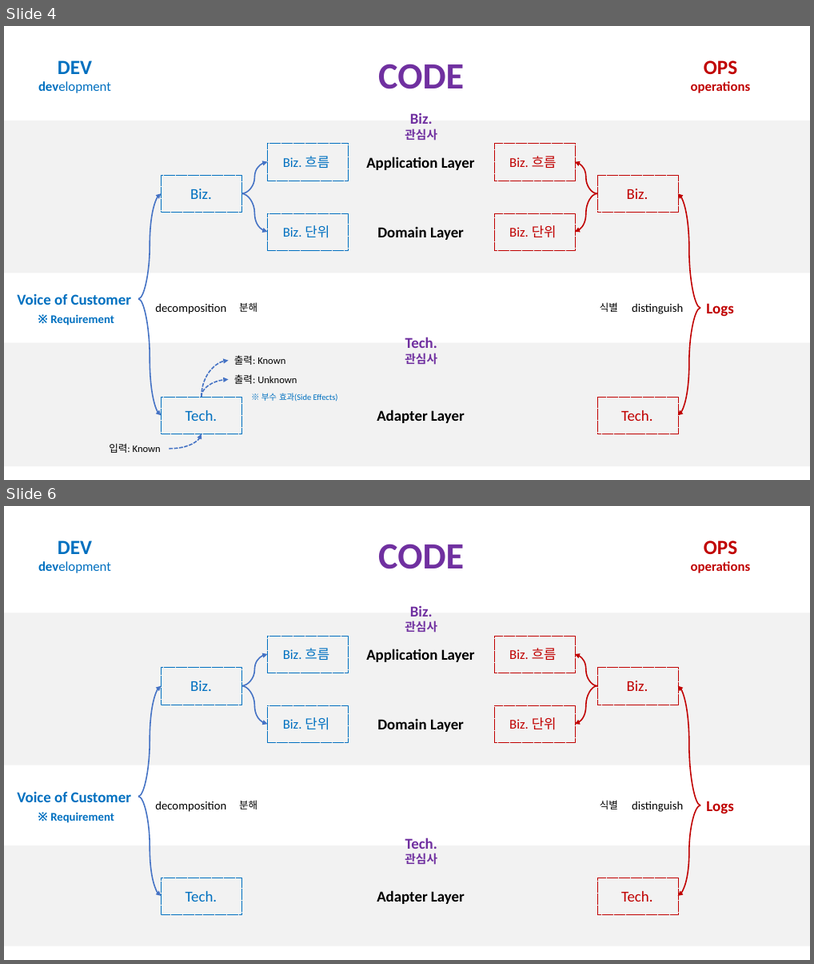
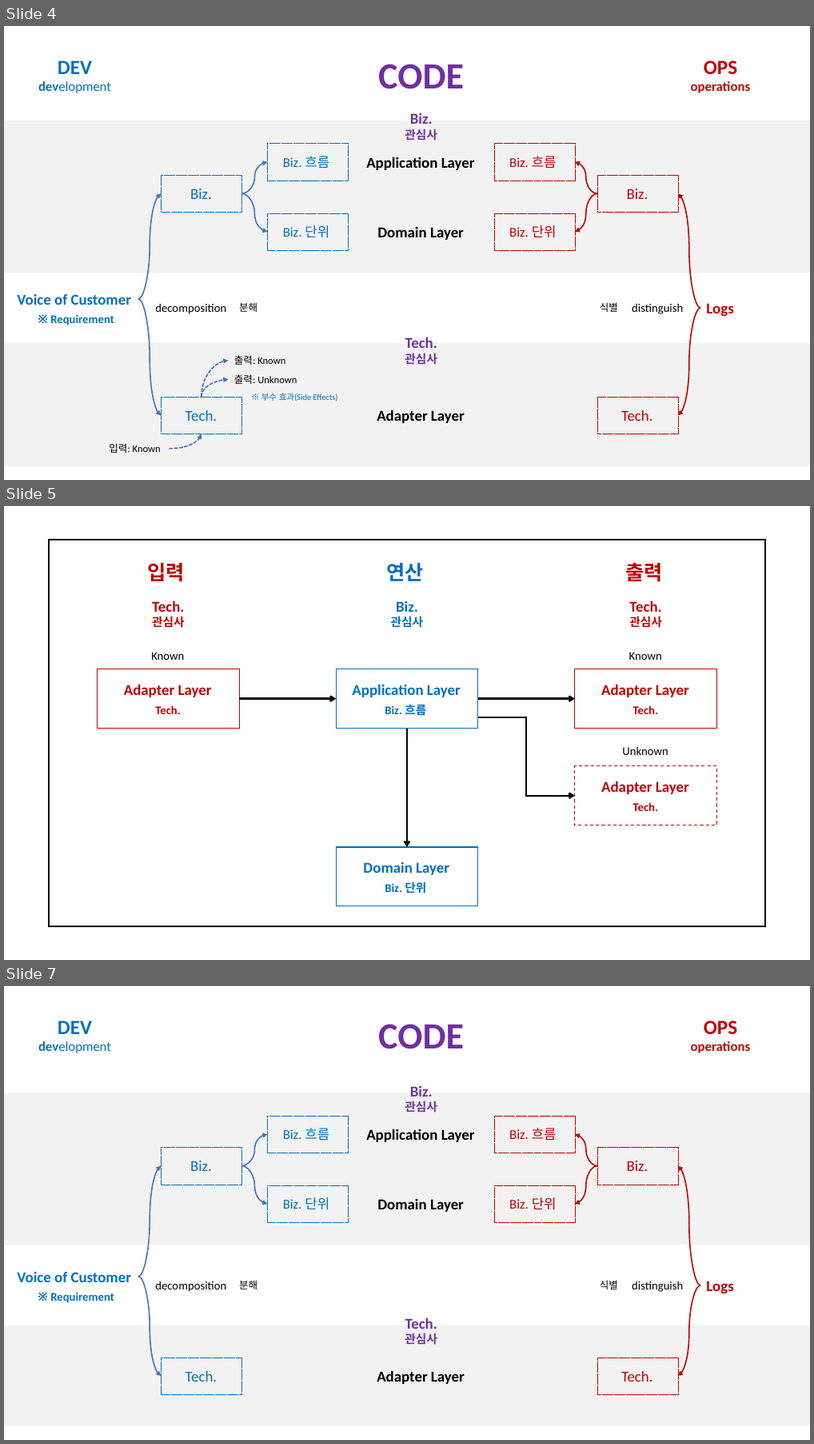
Before and after one commit to hhko/beyondcode, a slide deck: README.pptx. Shown one above the other, each under a label of ours: slides 4 and 6 before the commit, slides 4, 5 and 7 after it; the slides between them are not shown. The pictures are 814x964 and 814x1444 pixels, drawn with LibreOffice and Linux fonts; fonts in the diff are those of the drawing. Boxes give left, top, right and bottom in pixels: in the first picture for what was removed or moved away, otherwise in the second. Text is boxed around its words. In the diff, an @@ line names an element or a change of style, - is before the commit and + after.

Commit message:
docs: 비즈니스 관심사 격리

```diff
--- a/README.pptx
+++ b/README.pptx
@@ slide 5 added at [4,506,810,960], background #FFFFFF @@
@@ rectangle added at [49,540,766,926], outline #000000 1.5 pt @@
@@ text added at [148,563,185,582], 24 pt, text #C00000, bold @@
+입력
@@ text added at [386,563,423,581], 24 pt, text #0070C0, bold @@
+연산
@@ text added at [626,563,662,582], 24 pt, text #C00000, bold @@
+출력
@@ text added at [152,600,185,628], 18 pt, text #C00000, bold @@
+Tech.
+관심사
@@ text added at [391,600,424,628], 18 pt, text #0070C0, bold @@
+Biz.
+관심사
@@ text added at [630,600,662,628], 18 pt, text #C00000, bold @@
+Tech.
+관심사
@@ rectangle added at [97,669,239,728], outline #C00000 1 pt @@
@@ text added at [151,652,184,660], 14 pt, text #000000 @@
+Known
@@ rectangle added at [336,669,478,728], outline #0070C0 1 pt @@
@@ rectangle added at [575,669,718,728], outline #C00000 1 pt @@
@@ text added at [630,652,662,660], 14 pt, text #000000 @@
+Known
@@ text added at [124,684,212,697], 18 pt, text #C00000, bold @@
+Adapter Layer
@@ text added at [352,684,461,697], 18 pt, text #0070C0, bold @@
+Application Layer
@@ text added at [602,684,690,697], 18 pt, text #C00000, bold @@
+Adapter Layer
@@ text added at [155,705,180,714], 14 pt, text #C00000, bold @@
+Tech.
@@ arrow added from (239, 698) to (336, 698), #000000 2.25 pt @@
@@ text added at [385,704,426,715], 14 pt, text #0070C0, bold @@
+Biz. 흐름
@@ elbow arrow added from (478, 717) to (575, 795), #000000 2.25 pt @@
@@ arrow added from (478, 698) to (575, 698), #000000 2.25 pt @@
@@ text added at [634,705,658,714], 14 pt, text #C00000, bold @@
+Tech.
@@ arrow added from (407, 728) to (407, 847), #000000 2.25 pt @@
@@ rectangle added at [575,766,718,825], outline #C00000 1 pt dashed @@
@@ text added at [622,747,669,755], 14 pt, text #000000 @@
+Unknown
@@ text added at [602,780,690,794], 18 pt, text #C00000, bold @@
+Adapter Layer
@@ text added at [634,802,658,811], 14 pt, text #C00000, bold @@
+Tech.
@@ rectangle added at [336,847,478,906], outline #0070C0 1 pt @@
@@ text added at [363,861,450,875], 18 pt, text #0070C0, bold @@
+Domain Layer
@@ text added at [385,881,426,893], 14 pt, text #0070C0, bold @@
+Biz. 단위
@@ what was slide 6 is now slide 7 @@
```
Also in this commit, not shown: 1 slide changed, 1 other slide added.
